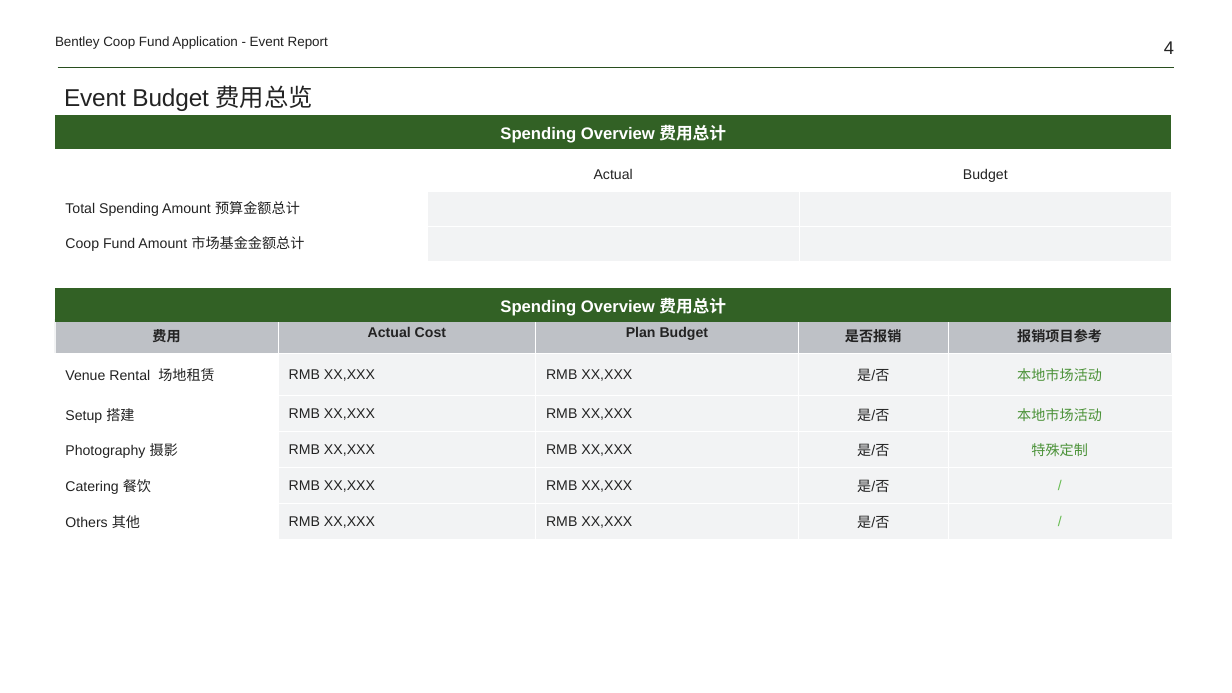
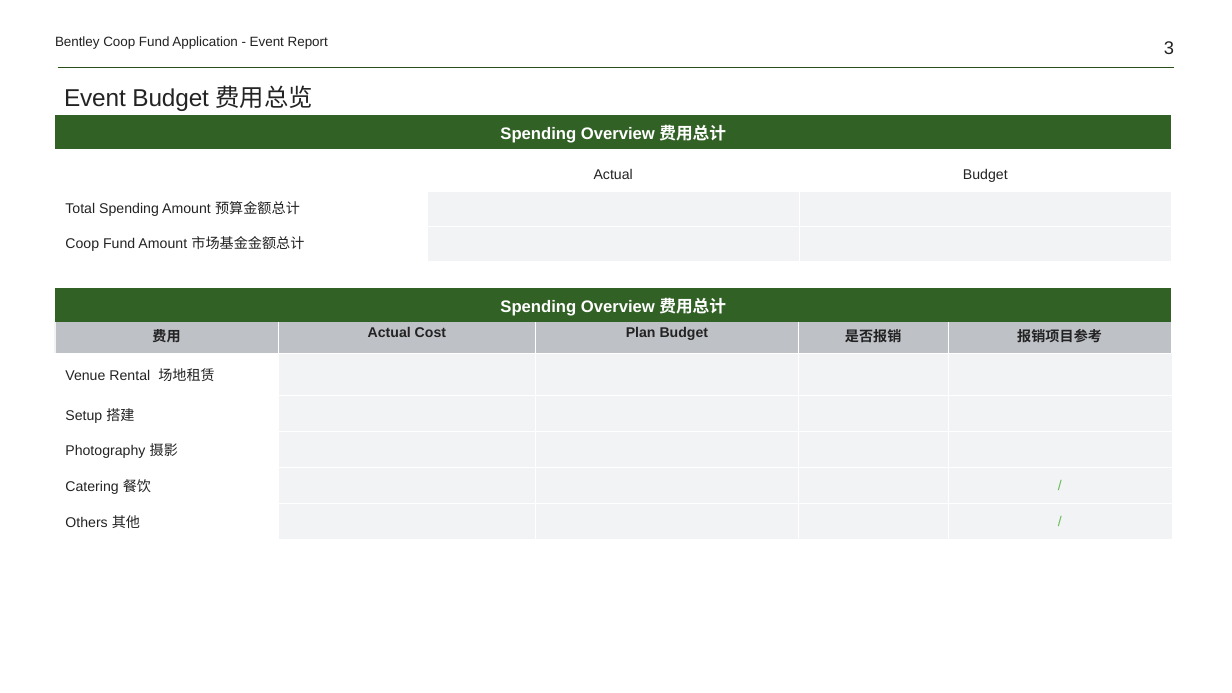
Before and after one commit to Yrtech-Tony/com.yrtech.Bentley.API.Upgrade, a slide deck: slide 3 of com.yrtech.bentleyAPI/com.yrtech.InventoryAPI/template/ReportHandOver.pptx (slide 4 before the commit). Drawn at 1232x693 pixels with LibreOffice and Linux fonts; fonts in the diff are those of the drawing. Boxes give left, top, right and bottom in pixels: in the first picture for what was removed or moved away, otherwise in the second. Text is boxed around its words. In the diff, an @@ line names an element or a change of style, - is before the commit and + after.

```diff
--- a/com.yrtech.bentleyAPI/com.yrtech.InventoryAPI/template/ReportHandOver.pptx
+++ b/com.yrtech.bentleyAPI/com.yrtech.InventoryAPI/template/ReportHandOver.pptx
@@ page number at <box>1164,41,1174,54</box>: text changed @@
-4
+3
@@ table at <box>55,320,1174,540</box> @@
-row 2: Venue Rental 场地租赁 | RMB XX,XXX | RMB XX,XXX | 是/否 | 本地市场活动
+row 2: Venue Rental 场地租赁 |  |  |  | 
-row 3: Setup 搭建 | RMB XX,XXX | RMB XX,XXX | 是/否 | 本地市场活动
+row 3: Setup 搭建 |  |  |  | 
-row 4: Photography 摄影 | RMB XX,XXX | RMB XX,XXX | 是/否 | 特殊定制
+row 4: Photography 摄影 |  |  |  | 
-row 5: Catering 餐饮 | RMB XX,XXX | RMB XX,XXX | 是/否 | /
+row 5: Catering 餐饮 |  |  |  | /
-row 6: Others 其他 | RMB XX,XXX | RMB XX,XXX | 是/否 | /
+row 6: Others 其他 |  |  |  | /
```
Also in this commit, not shown: 3 other slides changed, 1 slide added, 2 slides removed, 12 other files.
